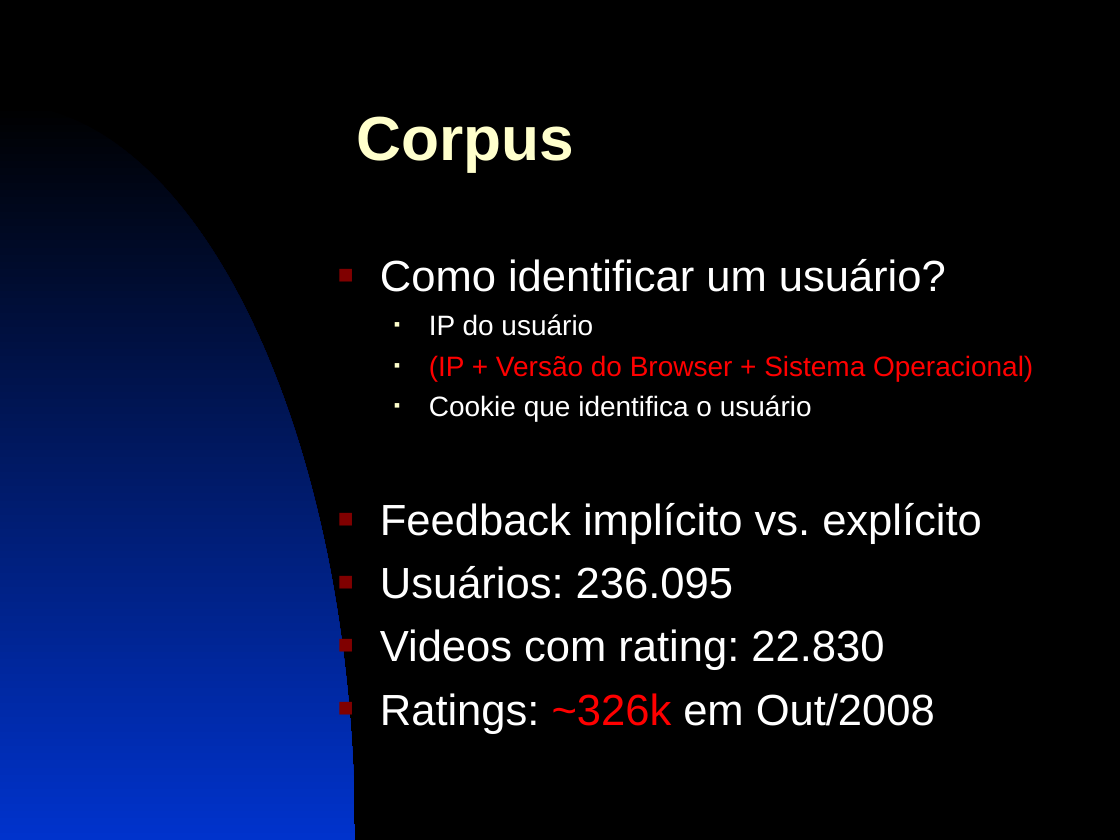
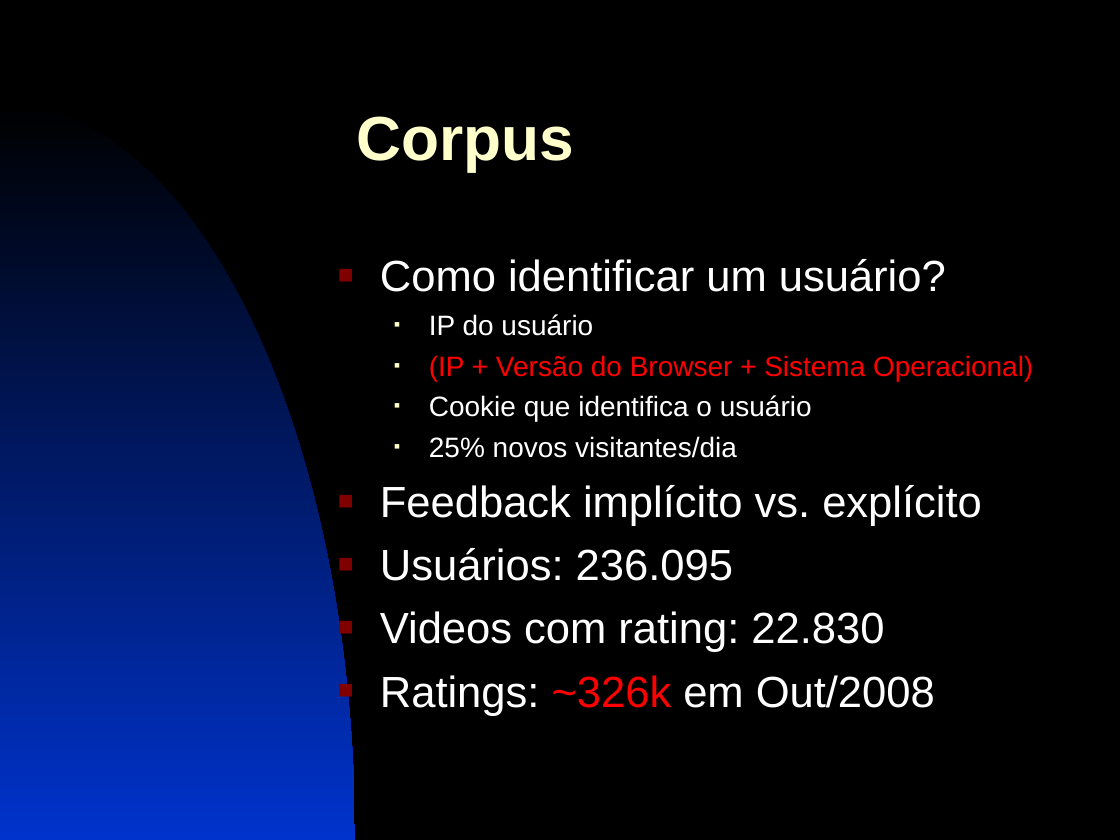
Before and after one commit to brunofms/inf2915_rsvd-video-recommendation, a slide deck: slide 4 of presentation/trabalho_am.ppt. Drawn at 1120x840 pixels with LibreOffice and Linux fonts; fonts in the diff are those of the drawing. Boxes give left, top, right and bottom in pixels: in the first picture for what was removed or moved away, otherwise in the second. Text is boxed around its words. In the diff, an @@ line names an element or a change of style, - is before the commit and + after.

```diff
--- a/presentation/trabalho_am.ppt
+++ b/presentation/trabalho_am.ppt
@@ text at (x1=429, y1=436, x2=737, y2=458): paragraph added @@
+  ▪ 25% novos visitantes/dia
```
Also in this commit, not shown: 2 other slides changed.
